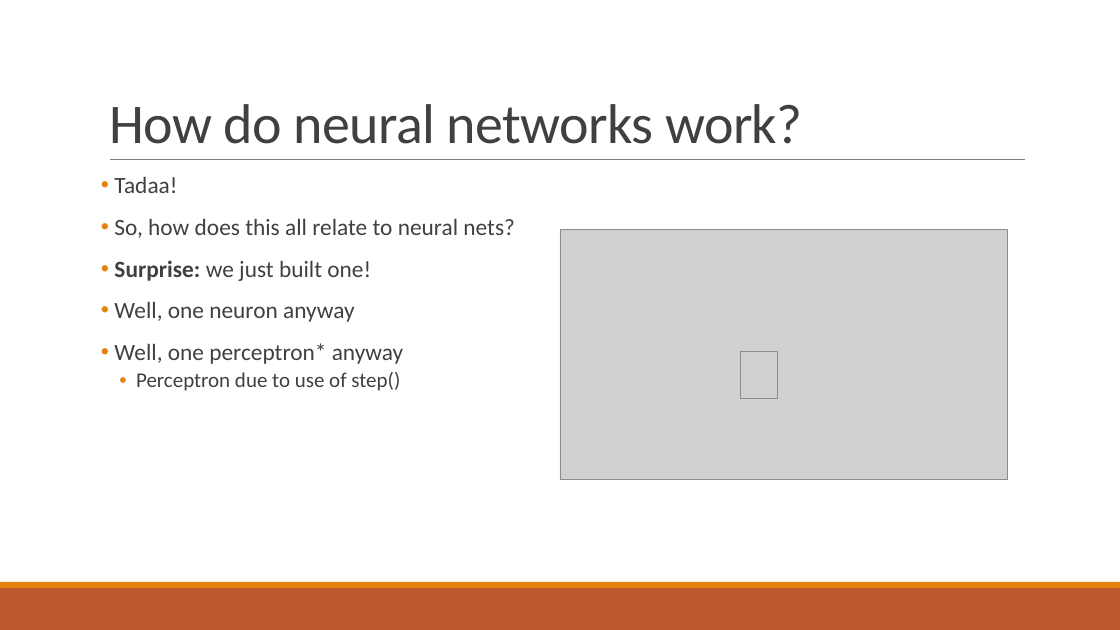
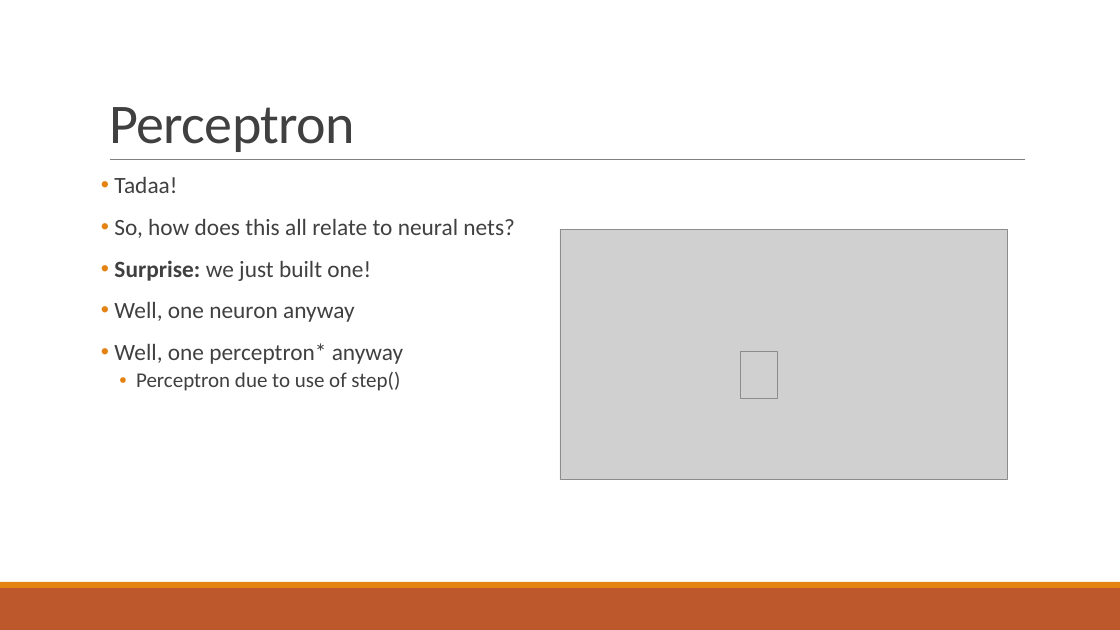
Before and after one commit to santacml/Keras_Talk_IEEE, a slide deck: slide 12 of Talk Files/Yet Another Neural Network Intro (YANNI).pptx. Drawn at 1120x630 pixels with LibreOffice and Linux fonts; fonts in the diff are those of the drawing; grey boxes stand for pictures. Boxes give left, top, right and bottom in pixels: in the first picture for what was removed or moved away, otherwise in the second. Text is boxed around its words. In the diff, an @@ line names an element or a change of style, - is before the commit and + after.

```diff
--- a/Talk Files/Yet Another Neural Network Intro (YANNI).pptx
+++ b/Talk Files/Yet Another Neural Network Intro (YANNI).pptx
@@ title at (109,107,355,152): text changed @@
-How do neural networks work?
+Perceptron
```
Also in this commit, not shown: 14 other slides changed, 4 slides added.
